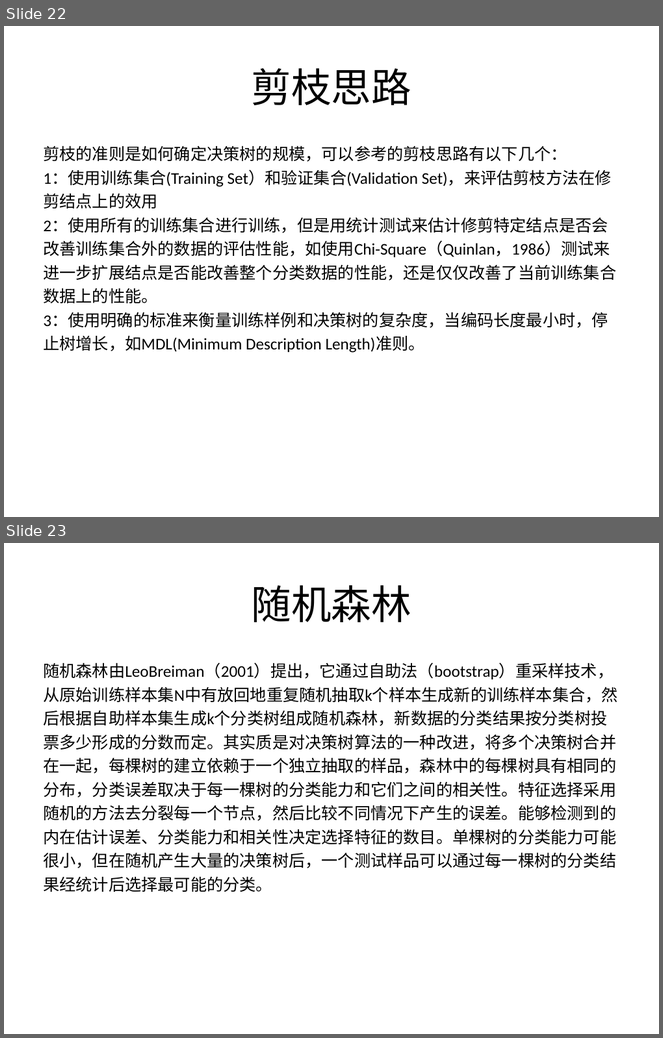
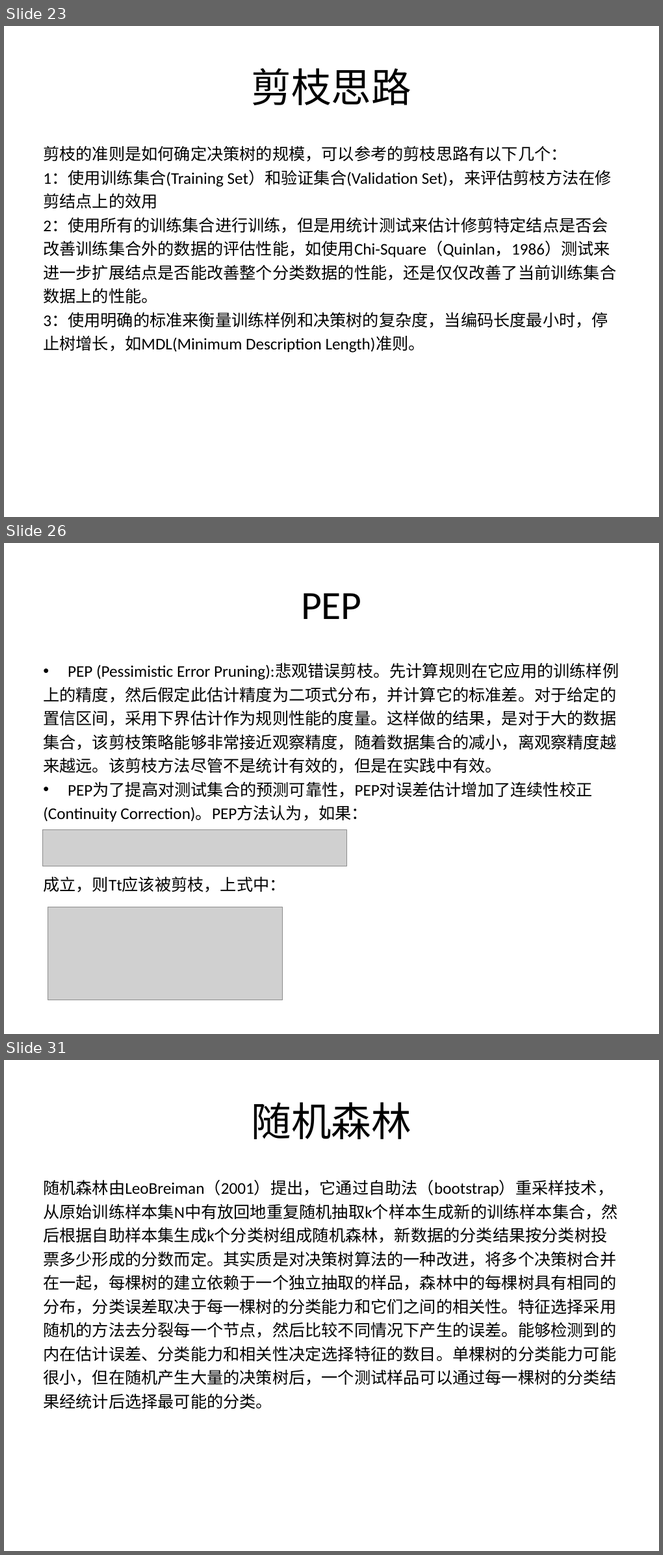
Before and after one commit to fighting-one-piece/shell-scripts, a slide deck: data_mining/src/main/resources/doc/decisiontree.ppt. Shown one above the other, each under a label of ours: slides 22 and 23 before the commit, slides 23, 26 and 31 after it; the slides between them are not shown. The pictures are 663x1038 and 663x1555 pixels, drawn with LibreOffice and Linux fonts; fonts in the diff are those of the drawing; grey boxes stand for pictures. Boxes give left, top, right and bottom in pixels: in the first picture for what was removed or moved away, otherwise in the second. Text is boxed around its words. In the diff, an @@ line names an element or a change of style, - is before the commit and + after.

```diff
--- a/data_mining/src/main/resources/doc/decisiontree.ppt
+++ b/data_mining/src/main/resources/doc/decisiontree.ppt
@@ slide 26 added at <box>4,543,659,1034</box>, background #FFFFFF @@
@@ title added at <box>301,593,362,619</box>, 44 pt, text #000000 @@
+PEP
@@ text added at <box>43,664,619,893</box>, 18 pt, text #000000 @@
+• PEP (Pessimistic Error Pruning):悲观错误剪枝。先计算规则在它应用的训练样例
+上的精度，然后假定此估计精度为二项式分布，并计算它的标准差。对于给定的
+置信区间，采用下界估计作为规则性能的度量。这样做的结果，是对于大的数据
+集合，该剪枝策略能够非常接近观察精度，随着数据集合的减小，离观察精度越
+来越远。该剪枝方法尽管不是统计有效的，但是在实践中有效。
+• PEP为了提高对测试集合的预测可靠性，PEP对误差估计增加了连续性校正
+(Continuity Correction)。PEP方法认为，如果：
+成立，则Tt应该被剪枝，上式中：
@@ picture added at <box>42,830,347,866</box> @@
@@ picture added at <box>48,907,283,1001</box> @@
@@ what was slide 22 is now slide 23 @@
@@ what was slide 23 is now slide 31 @@
```
Also in this commit, not shown: 1 slide changed, 9 other slides added, 6 other files.
